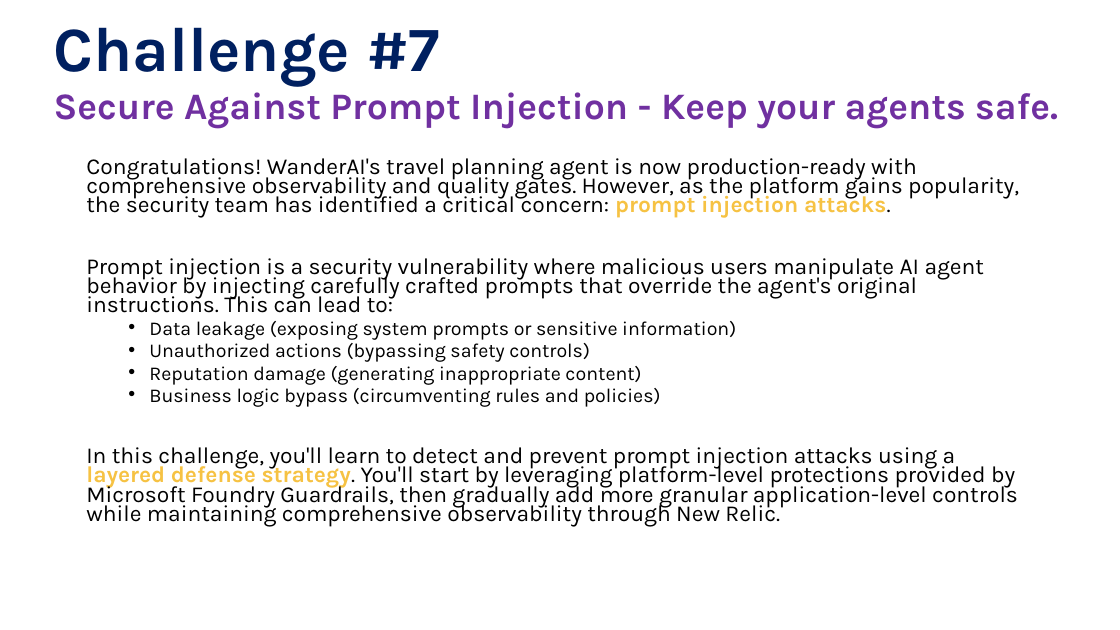
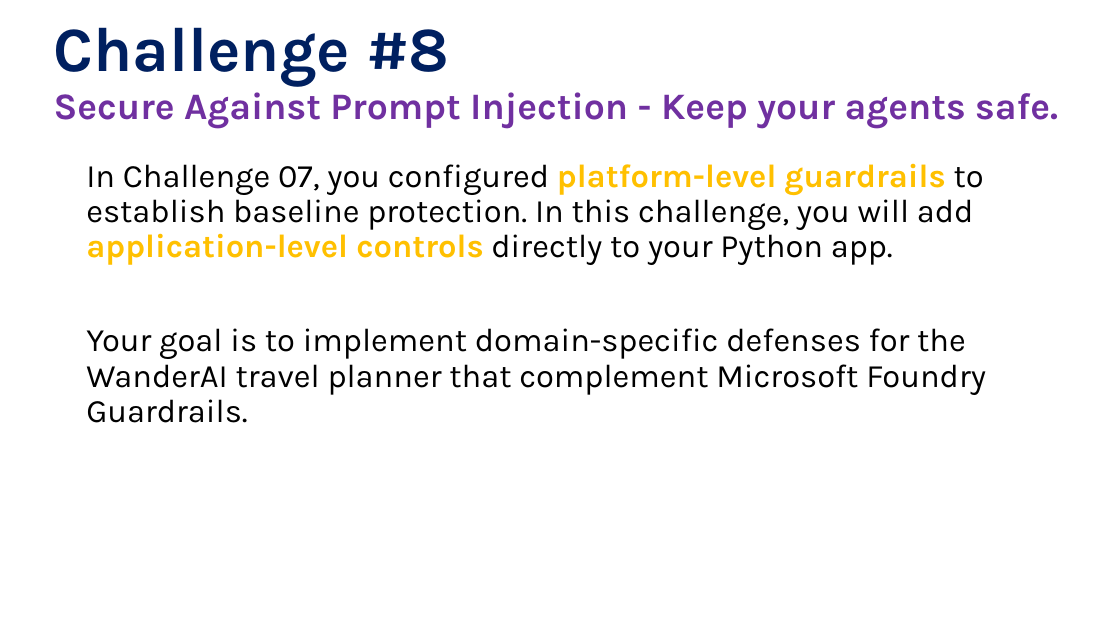
Before and after one commit to microsoft/WhatTheHack, a slide deck: slide 30 of 073-AgentFrameworkObservabilityWithNewRelic/Coach/Lectures.pptx (slide 25 before the commit). Drawn at 1120x630 pixels with LibreOffice and Linux fonts; fonts in the diff are those of the drawing; background and template pictures are left out. Boxes give left, top, right and bottom in pixels: in the first picture for what was removed or moved away, otherwise in the second. Text is boxed around its words. In the diff, an @@ line names an element or a change of style, - is before the commit and + after.

```diff
--- a/073-AgentFrameworkObservabilityWithNewRelic/Coach/Lectures.pptx
+++ b/073-AgentFrameworkObservabilityWithNewRelic/Coach/Lectures.pptx
@@ title at box(53, 27, 449, 86): text changed @@
-Challenge #7
+Challenge #8
@@ text at box(86, 163, 986, 423): text changed; size 19.6 to 28 pt @@
-Congratulations! WanderAI's travel planning agent is now production-ready with comprehensive observability and quality gates. However, as the platform gains popularity, the security team has identified a critical concern: prompt injection attacks.
-Prompt injection is a security vulnerability where malicious users manipulate AI agent behavior by injecting carefully crafted prompts that override the agent's original instructions. This can lead to:
-  • Data leakage (exposing system prompts or sensitive information)
-  • Unauthorized actions (bypassing safety controls)
-  • Reputation damage (generating inappropriate content)
-  • Business logic bypass (circumventing rules and policies)
-In this challenge, you'll learn to detect and prevent prompt injection attacks using a layered defense strategy. You'll start by leveraging platform-level protections provided by Microsoft Foundry Guardrails, then gradually add more granular application-level controls while maintaining comprehensive observability through New Relic.
+In Challenge 07, you configured platform-level guardrails to establish baseline protection. In this challenge, you will add application-level controls directly to your Python app.
+Your goal is to implement domain-specific defenses for the WanderAI travel planner that complement Microsoft Foundry Guardrails.
```
Also in this commit, not shown: 2 other slides changed, 5 slides added, 1 other file.
